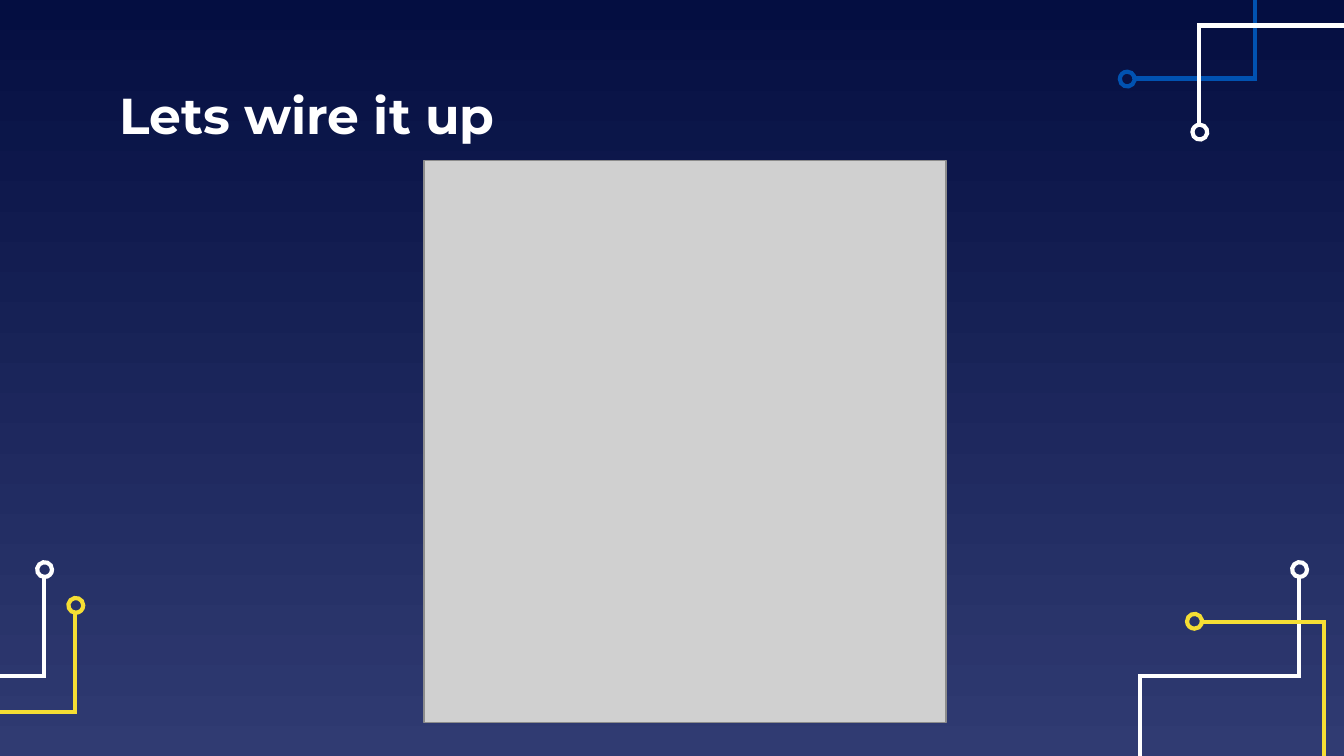
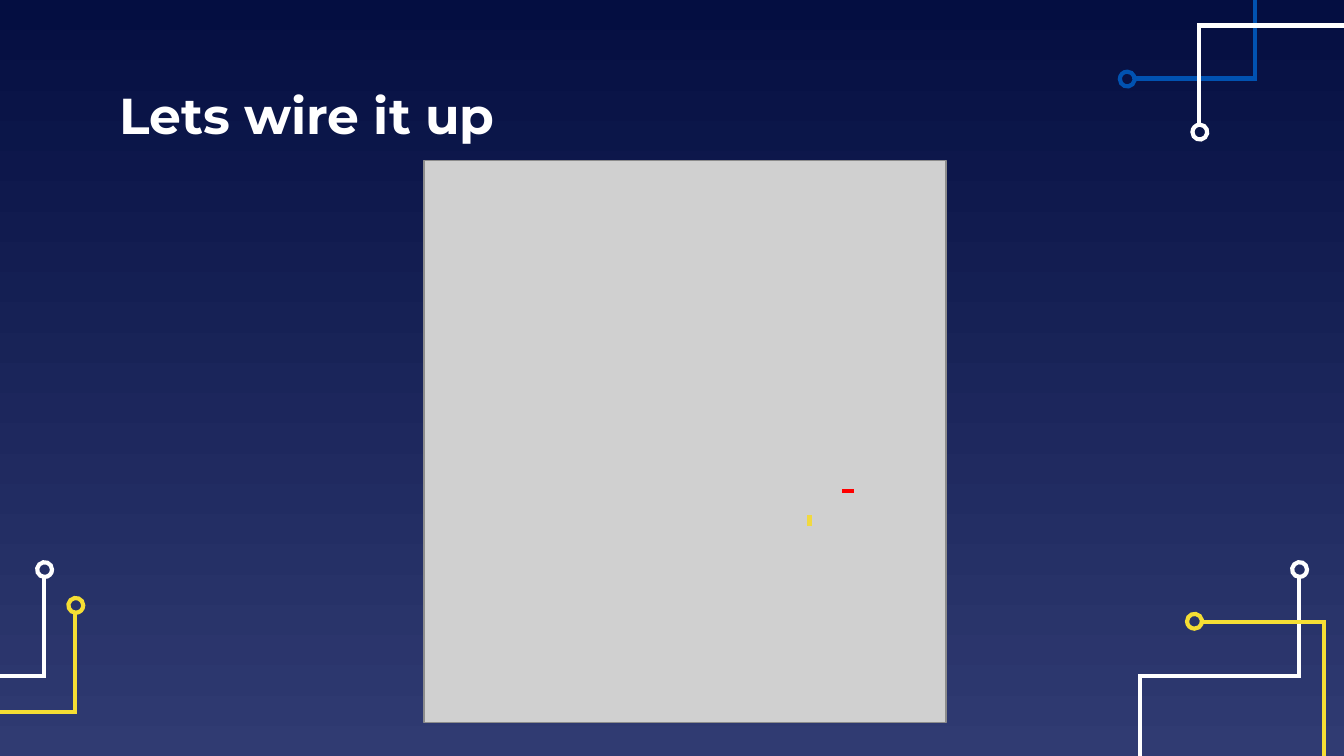
Before and after one commit to EELabMan/Arduino-3-Motors-and-Servos, a slide deck: slide 20 of Arduino Workshop 3 Motors and Servos.pptx. Drawn at 1344x756 pixels with LibreOffice and Linux fonts; fonts in the diff are those of the drawing; grey boxes stand for pictures. Boxes give left, top, right and bottom in pixels: in the first picture for what was removed or moved away, otherwise in the second. Text is boxed around its words. In the diff, an @@ line names an element or a change of style, - is before the commit and + after.

```diff
--- a/Arduino Workshop 3 Motors and Servos.pptx
+++ b/Arduino Workshop 3 Motors and Servos.pptx
@@ line added from (843, 491) to (853, 491), #FF0000 2.25 pt @@
@@ line added from (809, 527) to (809, 516), #F1D940 3 pt @@
```
Also in this commit, not shown: 4 other slides changed, 1 slide added.
